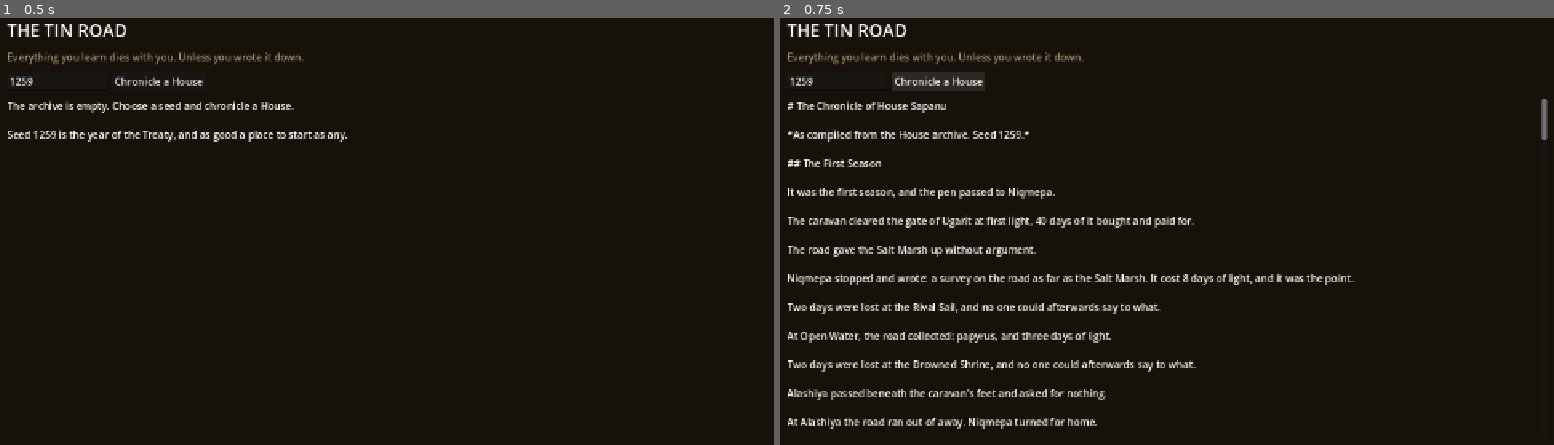
Above: before the commit, frames 1-2 (left to right).
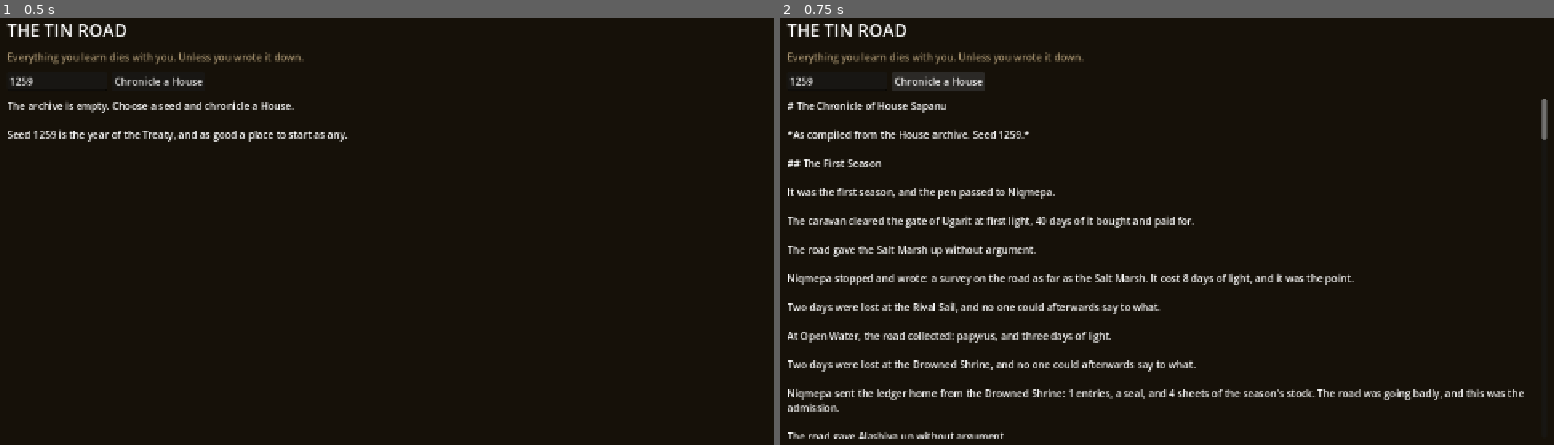
Above: after the commit, the same moments.

Repository: kormie/the-tin-road
Game: Godot game, scene res://game/main.tscn
Same seed, same stepped clock (60 frames per second), same inputs: the game is played once before the commit and once after it.
Inputs:
- Up to frame 1 (0.5 s): no input
- Up to frame 2 (0.75 s): click "Chronicle a House" at 0.5 s

Frame 1 is identical in both runs. In frame 2, 2.0% of the frame differs, in the area x 1-99%, y 28-99%.

Commit message:
Build the Courier: snapshot dispatch and partial merge on death
Vertical-slice step 4. Season.send_courier() spends a seal and a portion
of media to send a copy of the ledger home mid-season; House.merge() now
folds the sent snapshot into the archive when the road keeps the scribe,
so a dead scribe's surveys can still complete the route and pay the
successor's caravan. Two new chronicle events with template variants,
a distress rule in the demo brain, and a dedicated test suite.

Co-Authored-By: Claude Fable 5 <noreply@anthropic.com>
Claude-Session: https://claude.ai/code/session_01RqMsuYZvRdpJvYRYHi1zRT

Diff:
--- a/chronicle/demo_runner.gd
+++ b/chronicle/demo_runner.gd
@@ -42,6 +42,11 @@
 	else:
 		travel_still_owed = (route.last_index() * 2 - season.position) * Season.TRAVEL_COST
 	var to_spare := season.daylight - travel_still_owed - HOME_BUFFER
+	# A bad season admits it: when the light budget goes red, send what exists
+	# home by courier. Once — a second dispatch would repeat the first.
+	if to_spare < 0 and season.sent_entries.is_empty() and not season.entries.is_empty():
+		season.send_courier()
+		return
 	# Survey the leg just completed, if the House doesn't know it and light allows.
 	# One survey per season: the demo brain has read what happens to greedy scribes.
 	if node.leg >= 1 and season.surveys.is_empty() and to_spare >= Ledger.daylight_cost(Ledger.EntryType.SURVEY):
--- a/data/chronicle/en.json
+++ b/data/chronicle/en.json
@@ -57,13 +57,23 @@
   ],
   "stranded": [
     "The light ran out at {place}, and the road kept {scribe}. What was not sent home was lost.",
-    "The season ended where it stood, at {place}. The ledger of {scribe} never reached the archive.",
+    "The season ended where it stood, at {place}. What {scribe} had not sent ahead never reached the archive.",
     "{scribe} misjudged the arithmetic of daylight by very little, at {place}, which was enough."
   ],
   "fell": [
     "The road kept {scribe} at {place}. The House would learn of it from strangers.",
     "{place} took {scribe}, as it had taken others, without malice and without appeal.",
     "{scribe} fell at {place}. The unwritten died too — that is what unwritten means."
+  ],
+  "courier_sent": [
+    "At {place}, {scribe} paid a runner and a seal to send {entries} entries home ahead of the news. Scribes do this when they have begun to doubt the return leg.",
+    "A copy of the ledger left {place} under seal — {entries} entries, travelling faster and safer than {scribe} now expected to.",
+    "{scribe} sent the ledger home from {place}: {entries} entries, a seal, and {media} sheets of the season's stock. The road was going badly, and this was the admission."
+  ],
+  "courier_delivered": [
+    "A courier reached {place} carrying {entries} entries under the seal of {scribe}, who did not follow them home.",
+    "What remained of {scribe} arrived by hired hands: {entries} entries, folded into the archive of {house}.",
+    "The courier's satchel held {entries} entries. The archive of {house} took them in; the road kept the one who wrote them."
   ],
   "ledger_merged": [
     "The ledger merged into the archive of {house}: {entries} entries the House now cannot forget.",
--- a/sim/house.gd
+++ b/sim/house.gd
@@ -51,22 +51,39 @@
 	return Season.new(self, route, rng, chronicle, scribe, generation)
 
 
-## Fold a finished season back into the House. Only a scribe who came home
-## merges anything — the courier (not yet built) is what will soften this.
+## Fold a finished season back into the House. A scribe who came home merges
+## everything; a scribe the road kept merges only what the courier already
+## carried (docs/design/systems.md §2: partial merge on courier delivery).
 func merge(season: Season) -> void:
-	if season.result != Season.Result.RETURNED:
+	if not season.is_over():
 		return
+	if season.result == Season.Result.RETURNED:
+		for entry: Dictionary in season.entries:
+			archive.append(entry)
+		if not season.entries.is_empty():
+			chronicle.record(ChronicleEvent.make(season.number, season.day, &"ledger_merged",
+				route.nodes[0].display_name, season.scribe,
+				{"entries": str(season.entries.size()), "house": display_name}))
+		_fold_surveys(season.surveys, season)
+		return
+	if season.sent_entries.is_empty():
+		return
+	for entry: Dictionary in season.sent_entries:
+		archive.append(entry)
+	chronicle.record(ChronicleEvent.make(season.number, season.day, &"courier_delivered",
+		route.nodes[0].display_name, season.scribe,
+		{"entries": str(season.sent_entries.size()), "house": display_name}))
+	_fold_surveys(season.sent_surveys, season)
+
+
+## Fold surveyed legs into the House's knowledge of the road, announcing the
+## moment the route becomes a written, walkable-alone thing.
+func _fold_surveys(legs: Array[int], season: Season) -> void:
 	var newly_surveyed: Array[int] = []
-	for entry: Dictionary in season.entries:
-		archive.append(entry)
-	for leg: int in season.surveys:
+	for leg: int in legs:
 		if not surveyed_legs.has(leg):
 			surveyed_legs.append(leg)
 			newly_surveyed.append(leg)
-	if not season.entries.is_empty():
-		chronicle.record(ChronicleEvent.make(season.number, season.day, &"ledger_merged",
-			route.nodes[0].display_name, season.scribe,
-			{"entries": str(season.entries.size()), "house": display_name}))
 	if not newly_surveyed.is_empty() and route_documented():
 		chronicle.record(ChronicleEvent.make(season.number, season.day, &"route_documented",
 			route.nodes[0].display_name, season.scribe, {"route": route.display_name}))
--- a/sim/season.gd
+++ b/sim/season.gd
@@ -16,6 +16,8 @@
 const MISHAP_COST := 3
 const PERIL_COST := 4
 const PERIL_DEATH_CHANCE := 0.35
+const STARTING_SEALS := 2
+const COURIER_MEDIA_COST := 4
 
 var house: House
 var route: Route
@@ -34,6 +36,9 @@
 var result := Result.UNRESOLVED
 var entries: Array[Dictionary] = []
 var surveys: Array[int] = []
+var seals := STARTING_SEALS
+var sent_entries: Array[Dictionary] = []
+var sent_surveys: Array[int] = []
 
 
 func _init(p_house: House, p_route: Route, p_rng: SimRng, p_chronicle: Chronicle, p_scribe: String, p_number: int) -> void:
@@ -108,6 +113,27 @@
 		"entry_type": Ledger.type_name(type),
 		"subject": subject,
 		"cost": str(d_cost),
+	})
+	return true
+
+
+## Spend a seal and a portion of media to send a copy of the ledger home
+## (docs/design/systems.md §3). What is sent survives the scribe; what is
+## written afterwards does not. Sending again re-copies the whole ledger,
+## so the House can never receive the same entry twice. The seal is the
+## courier's only consumer until the full Seal system lands.
+func send_courier() -> bool:
+	if is_over():
+		return false
+	if seals < 1 or entries.is_empty() or media_total() < COURIER_MEDIA_COST:
+		return false
+	seals -= 1
+	_spend_media(COURIER_MEDIA_COST)
+	sent_entries = entries.duplicate(true)
+	sent_surveys = surveys.duplicate()
+	_emit(&"courier_sent", route.nodes[position].display_name, {
+		"entries": str(entries.size()),
+		"media": str(COURIER_MEDIA_COST),
 	})
 	return true
 
--- /dev/null
+++ b/tests/test_courier.gd
@@ -0,0 +1,169 @@
+extends GdUnitTestSuite
+## The Courier: snapshot dispatch, and what the archive keeps when the road
+## wins. Merge semantics are tested by forcing Season.result directly — the
+## road's own randomness is exercised elsewhere.
+
+
+func _fixture() -> Dictionary:
+	var route := Route.load_from_file("res://data/routes/tin_road_slice.json")
+	var naming := Naming.load_from_file("res://data/names/scribes.json")
+	var house := House.new("House Test", 1, route, naming)
+	var season := house.start_season()
+	season.begin()
+	return {"route": route, "house": house, "season": season}
+
+
+func test_courier_spends_seal_and_media() -> void:
+	var f := _fixture()
+	var season: Season = f["season"]
+	var house: House = f["house"]
+	assert_bool(season.write_entry(Ledger.EntryType.NOTE, "a fact worth saving")).is_true()
+	var media_before := season.media_total()
+	assert_bool(season.send_courier()).is_true()
+	assert_int(season.seals).is_equal(Season.STARTING_SEALS - 1)
+	assert_int(season.media_total()).is_equal(media_before - Season.COURIER_MEDIA_COST)
+	assert_int(season.sent_entries.size()).is_equal(1)
+	assert_int(house.chronicle.count_of(&"courier_sent")).is_equal(1)
+
+
+func test_courier_gates() -> void:
+	var f := _fixture()
+	var season: Season = f["season"]
+	var house: House = f["house"]
+	# Nothing written yet: nothing to send.
+	assert_bool(season.send_courier()).is_false()
+	assert_bool(season.write_entry(Ledger.EntryType.NOTE, "a fact")).is_true()
+	# No seal, no courier.
+	season.seals = 0
+	assert_bool(season.send_courier()).is_false()
+	season.seals = 1
+	# Not enough media for the copy.
+	var clay_before := season.clay
+	var papyrus_before := season.papyrus
+	season.clay = 0
+	season.papyrus = Season.COURIER_MEDIA_COST - 1
+	assert_bool(season.send_courier()).is_false()
+	season.clay = clay_before
+	season.papyrus = papyrus_before
+	# The dead dispatch nothing.
+	season.result = Season.Result.FELL
+	assert_bool(season.send_courier()).is_false()
+	assert_int(season.seals).is_equal(1)
+	assert_int(house.chronicle.count_of(&"courier_sent")).is_equal(0)
+
+
+func test_partial_merge_on_death_preserves_snapshot_only() -> void:
+	var f := _fixture()
+	var season: Season = f["season"]
+	var house: House = f["house"]
+	assert_bool(season.write_entry(Ledger.EntryType.NOTE, "sent ahead")).is_true()
+	assert_bool(season.send_courier()).is_true()
+	assert_bool(season.write_entry(Ledger.EntryType.NOTE, "died with the scribe")).is_true()
+	season.result = Season.Result.FELL
+	house.merge(season)
+	assert_int(house.archive.size()).is_equal(1)
+	assert_str(str(house.archive[0]["subject"])).is_equal("sent ahead")
+	assert_int(house.chronicle.count_of(&"courier_delivered")).is_equal(1)
+	assert_int(house.chronicle.count_of(&"ledger_merged")).is_equal(0)
+
+
+func test_return_does_not_double_merge() -> void:
+	var f := _fixture()
+	var season: Season = f["season"]
+	var house: House = f["house"]
+	assert_bool(season.write_entry(Ledger.EntryType.NOTE, "first")).is_true()
+	assert_bool(season.send_courier()).is_true()
+	assert_bool(season.write_entry(Ledger.EntryType.NOTE, "second")).is_true()
+	season.result = Season.Result.RETURNED
+	house.merge(season)
+	assert_int(house.archive.size()).is_equal(2)
+	assert_int(house.chronicle.count_of(&"ledger_merged")).is_equal(1)
+	assert_int(house.chronicle.count_of(&"courier_delivered")).is_equal(0)
+
+
+func test_second_send_replaces_the_first_snapshot() -> void:
+	var f := _fixture()
+	var season: Season = f["season"]
+	var house: House = f["house"]
+	assert_bool(season.write_entry(Ledger.EntryType.NOTE, "first")).is_true()
+	assert_bool(season.send_courier()).is_true()
+	assert_bool(season.write_entry(Ledger.EntryType.NOTE, "second")).is_true()
+	assert_bool(season.send_courier()).is_true()
+	assert_int(season.seals).is_equal(Season.STARTING_SEALS - 2)
+	assert_int(season.sent_entries.size()).is_equal(2)
+	season.result = Season.Result.FELL
+	house.merge(season)
+	assert_int(house.archive.size()).is_equal(2)
+	assert_int(house.chronicle.count_of(&"courier_delivered")).is_equal(1)
+
+
+func test_unresolved_season_never_partial_merges() -> void:
+	var f := _fixture()
+	var season: Season = f["season"]
+	var house: House = f["house"]
+	assert_bool(season.write_entry(Ledger.EntryType.NOTE, "in flight")).is_true()
+	assert_bool(season.send_courier()).is_true()
+	house.merge(season)
+	assert_int(house.archive.size()).is_equal(0)
+	assert_int(house.chronicle.count_of(&"courier_delivered")).is_equal(0)
+
+
+func test_dead_scribes_courier_completes_route_and_pays_the_successor() -> void:
+	var f := _fixture()
+	var season: Season = f["season"]
+	var house: House = f["house"]
+	house.surveyed_legs.append(1)
+	house.surveyed_legs.append(2)
+	season.max_leg_reached = 3
+	assert_bool(season.write_entry(Ledger.EntryType.SURVEY, "the last leg", 3)).is_true()
+	assert_bool(season.send_courier()).is_true()
+	season.result = Season.Result.FELL
+	house.merge(season)
+	assert_bool(house.surveyed_legs.has(3)).is_true()
+	assert_bool(house.route_documented()).is_true()
+	assert_int(house.chronicle.count_of(&"route_documented")).is_equal(1)
+	house.start_season()
+	assert_int(house.chronicle.count_of(&"succession")).is_equal(1)
+	assert_int(house.chronicle.count_of(&"caravan_returned")).is_equal(1)
+	assert_bool(house.silver > 0).is_true()
+
+
+func test_stranded_courier_also_delivers() -> void:
+	var f := _fixture()
+	var season: Season = f["season"]
+	var house: House = f["house"]
+	assert_bool(season.write_entry(Ledger.EntryType.NOTE, "sent ahead")).is_true()
+	assert_bool(season.send_courier()).is_true()
+	season.result = Season.Result.STRANDED
+	house.merge(season)
+	assert_int(house.archive.size()).is_equal(1)
+	assert_int(house.chronicle.count_of(&"courier_delivered")).is_equal(1)
+
+
+func test_returned_survey_still_documents_route() -> void:
+	var f := _fixture()
+	var season: Season = f["season"]
+	var house: House = f["house"]
+	house.surveyed_legs.append(1)
+	house.surveyed_legs.append(2)
+	season.max_leg_reached = 3
+	assert_bool(season.write_entry(Ledger.EntryType.SURVEY, "the last leg", 3)).is_true()
+	season.result = Season.Result.RETURNED
+	house.merge(season)
+	assert_bool(house.surveyed_legs.has(3)).is_true()
+	assert_bool(house.route_documented()).is_true()
+	assert_int(house.chronicle.count_of(&"route_documented")).is_equal(1)
+	assert_int(house.chronicle.count_of(&"ledger_merged")).is_equal(1)
+
+
+func test_renderer_has_words_for_courier_events() -> void:
+	var f := _fixture()
+	var house: House = f["house"]
+	var rng := SimRng.new(7)
+	var renderer := ChronicleRenderer.load_default(rng.stream(&"prose"))
+	var sent := ChronicleEvent.make(1, 9, &"courier_sent", "Alashiya", "Danel",
+		{"entries": "2", "media": "4"})
+	var delivered := ChronicleEvent.make(1, 12, &"courier_delivered", "Ugarit", "Danel",
+		{"entries": "2", "house": "House Test"})
+	assert_bool(renderer.render_event(sent, house).contains("no words yet for")).is_false()
+	assert_bool(renderer.render_event(delivered, house).contains("no words yet for")).is_false()
